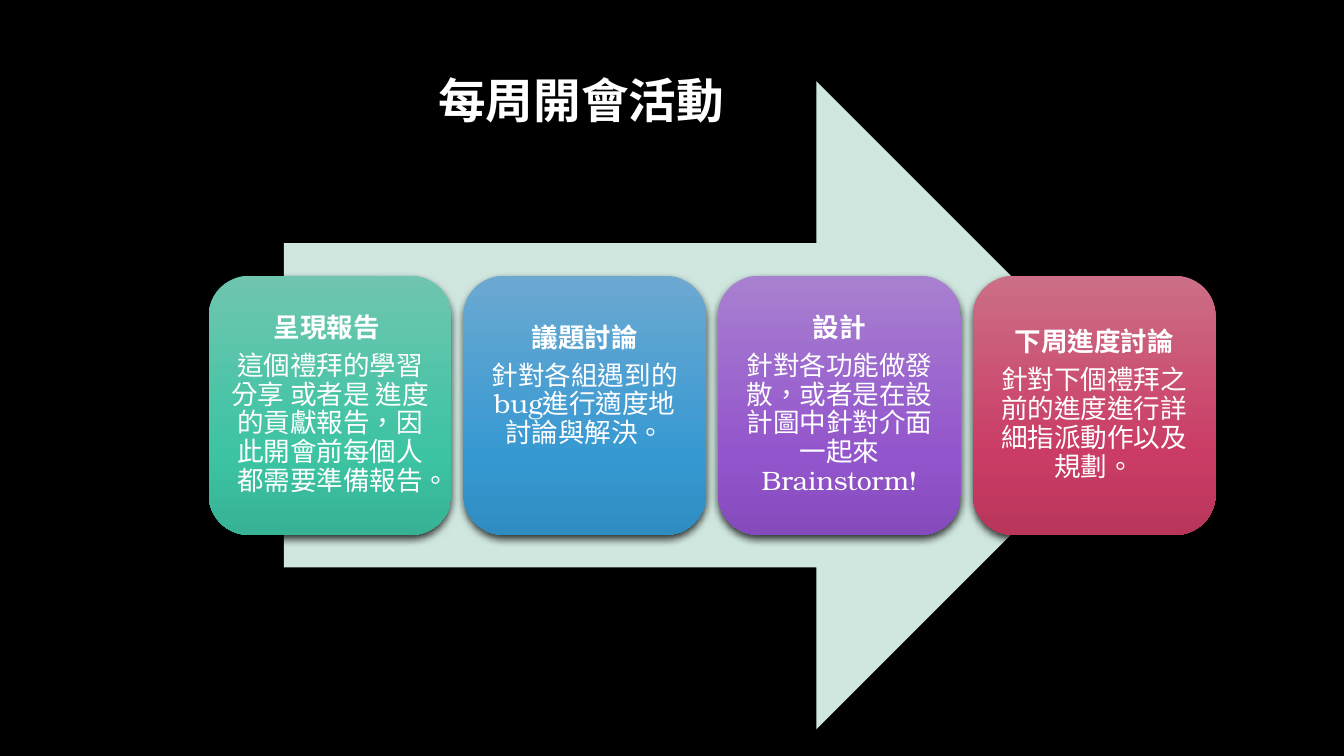
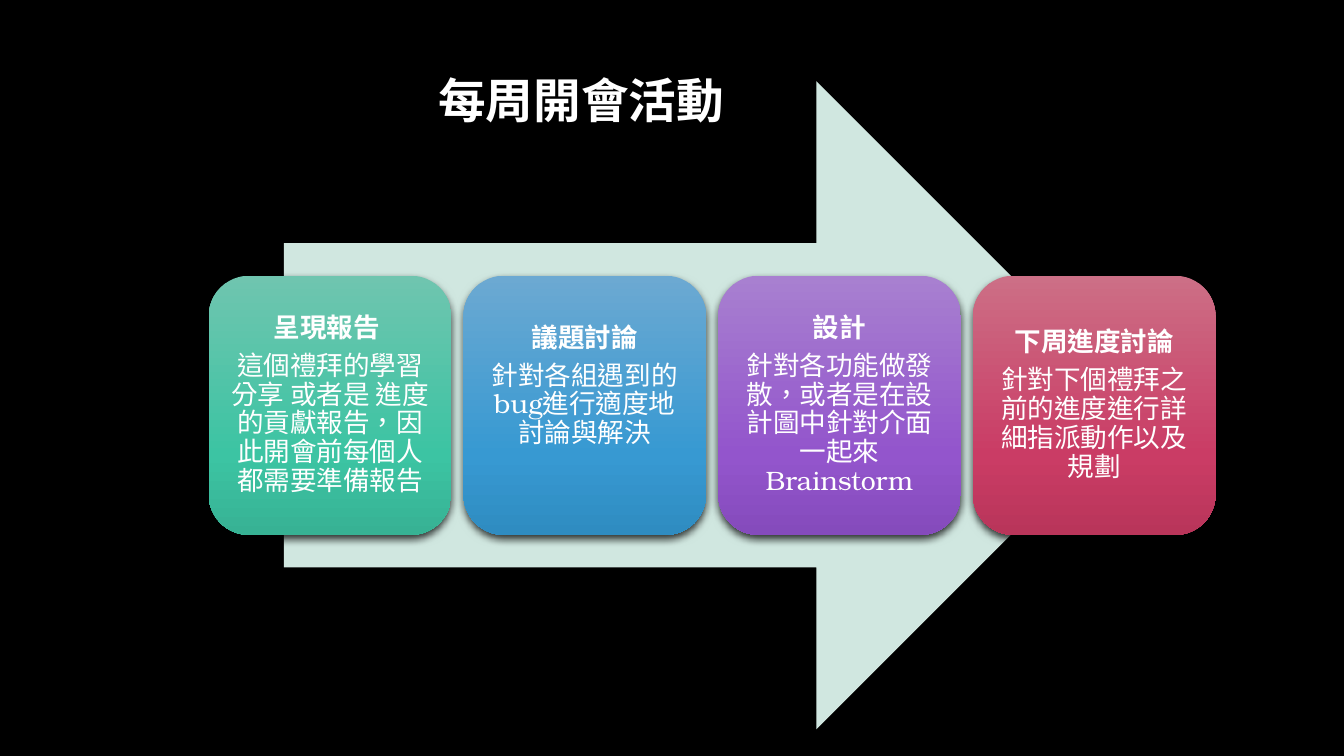
Before and after one commit to Johnny850807/BWS_IronMan, a slide deck: slide 10 of 報告區/專研報告/及時專案管理執行appr討論20170329.pptx. Drawn at 1344x756 pixels with LibreOffice and Linux fonts; fonts in the diff are those of the drawing; background and template pictures are left out. Boxes give left, top, right and bottom in pixels: in the first picture for what was removed or moved away, otherwise in the second. Text is boxed around its words. In the diff, an @@ line names an element or a change of style, - is before the commit and + after.

Commit message:
水球潘報告

```diff
--- a/報告區/專研報告/及時專案管理執行appr討論20170329.pptx
+++ b/報告區/專研報告/及時專案管理執行appr討論20170329.pptx
@@ text at <box>231,352,429,493</box>: text changed @@
-這個禮拜的學習分享 或者是 進度的貢獻報告，因此開會前每個人都需要準備報告。
+這個禮拜的學習分享 或者是 進度的貢獻報告，因此開會前每個人都需要準備報告
@@ text at <box>747,352,933,490</box>: text changed @@
-針對各功能做發散，或者是在設計圖中針對介面一起來Brainstorm!
+針對各功能做發散，或者是在設計圖中針對介面一起來Brainstorm
@@ text at <box>492,362,678,392</box>: text changed @@
-針對各組遇到的bug進行適度地討論與解決。
+針對各組遇到的bug進行適度地討論與解決
@@ text at <box>1001,366,1187,478</box>: text changed @@
-針對下個禮拜之前的進度進行詳細指派動作以及規劃。
+針對下個禮拜之前的進度進行詳細指派動作以及規劃
```
Also in this commit, not shown: 7 other files.
